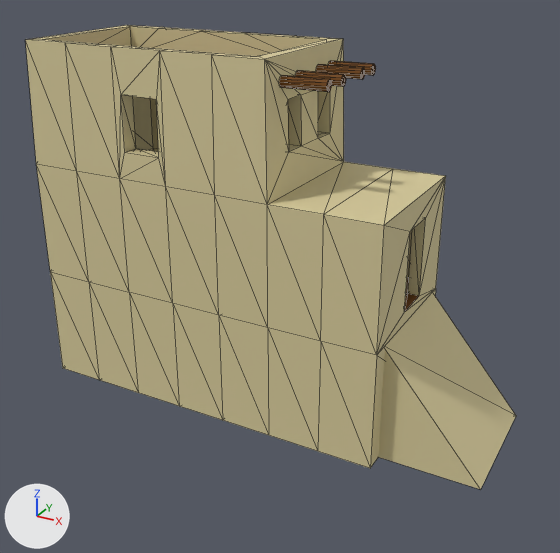
An edit to the glTF model assets/shoe1.glb, drawn before and after from the same camera.
Camera for both pictures: a camera (50 mm lens) standing at (6.02, -9.57, 5.0) and looking at (0.85, -0.18, 0.31). Lighting does not change. The marker at lower left points along +X, +Y and +Z. Mesh edges are drawn as thin lines. Vertices at the same position are counted once.

Names of what the first picture shows: 'shoe'.
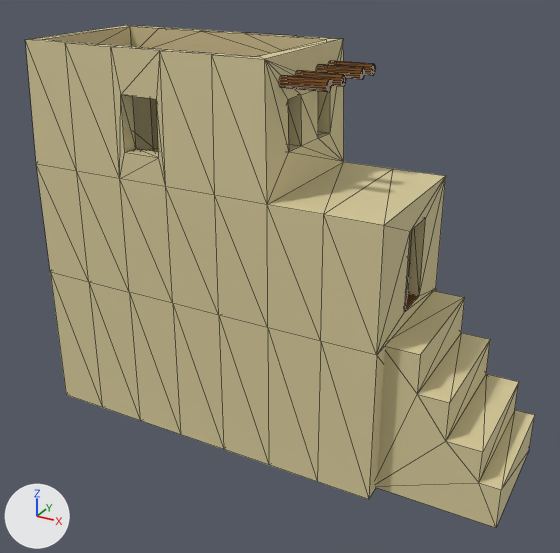
What differs and where, as boxes (x1, y1, x2, y2) in the pictures (560 x 553 px):
'shoe', reshaped (8% taller): before (25, 25, 516, 490); after (25, 25, 535, 528)
part 1 of me_mesh_0, built on: before (50, 272, 516, 490); after (50, 272, 535, 528)

What the commit changed:
me_mesh_0 is used by ob_shoe; location (0.0, 0.0, 0.0).
me_mesh_0 had 272 vertices, 564 faces and spanned x -2.85..4.32, y -1.2..1.2, z -1.8..3.63.
me_mesh_0 now has 284 vertices, 588 faces and spans x -2.85..4.59, y -1.2..1.2, z -2.34..3.63.
Part 1, on me_mesh_0:
6 vertices are removed from x 2.79..4.32, y -0.91..1.09, z -1.8..0.0.
12 faces are deleted.
16 vertices in x -2.85..2.85, y -1.2..1.2, z -1.8 move by (0.0, 0.0, -0.54).
9 vertices are added at x 2.79..4.59, y -0.91, z -2.34..0.0.
9 new vertices lie (0.0, 2.0, 0.0) away from vertices in x 2.79..4.59, y -0.91, z -2.34..0.0.
36 new faces join them, mat_house_mat1 (beige #dace9e).
